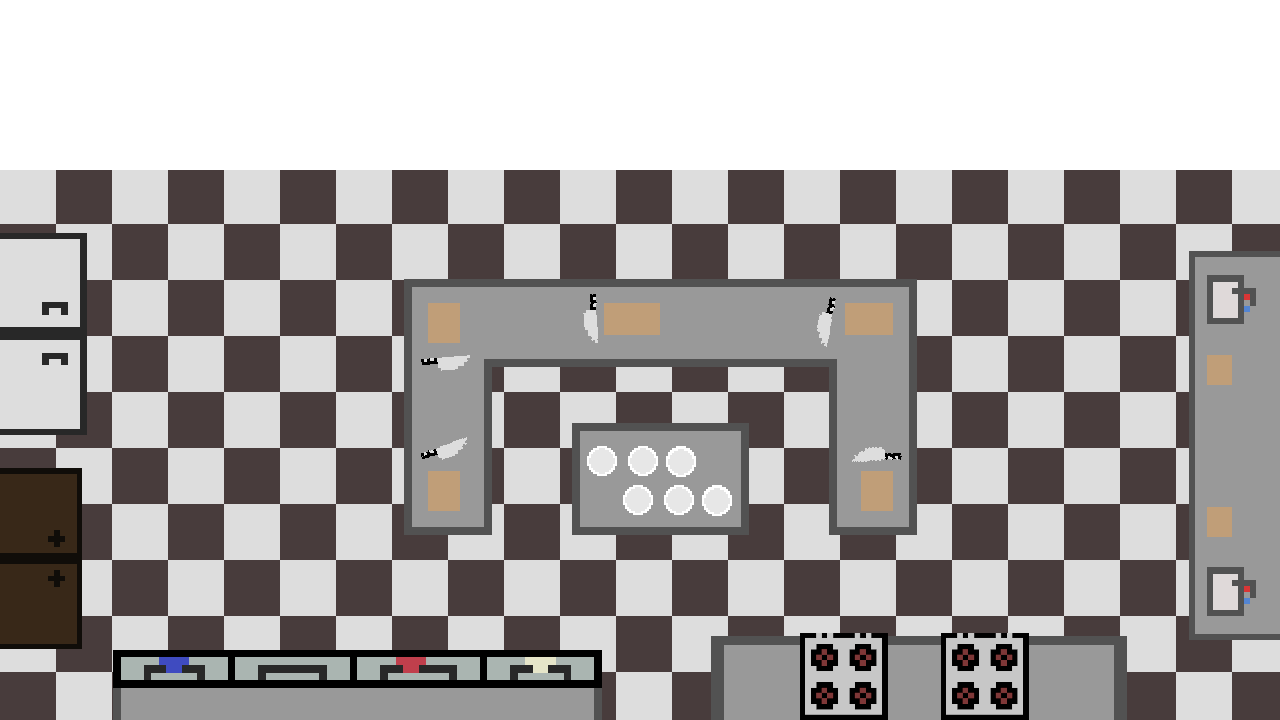
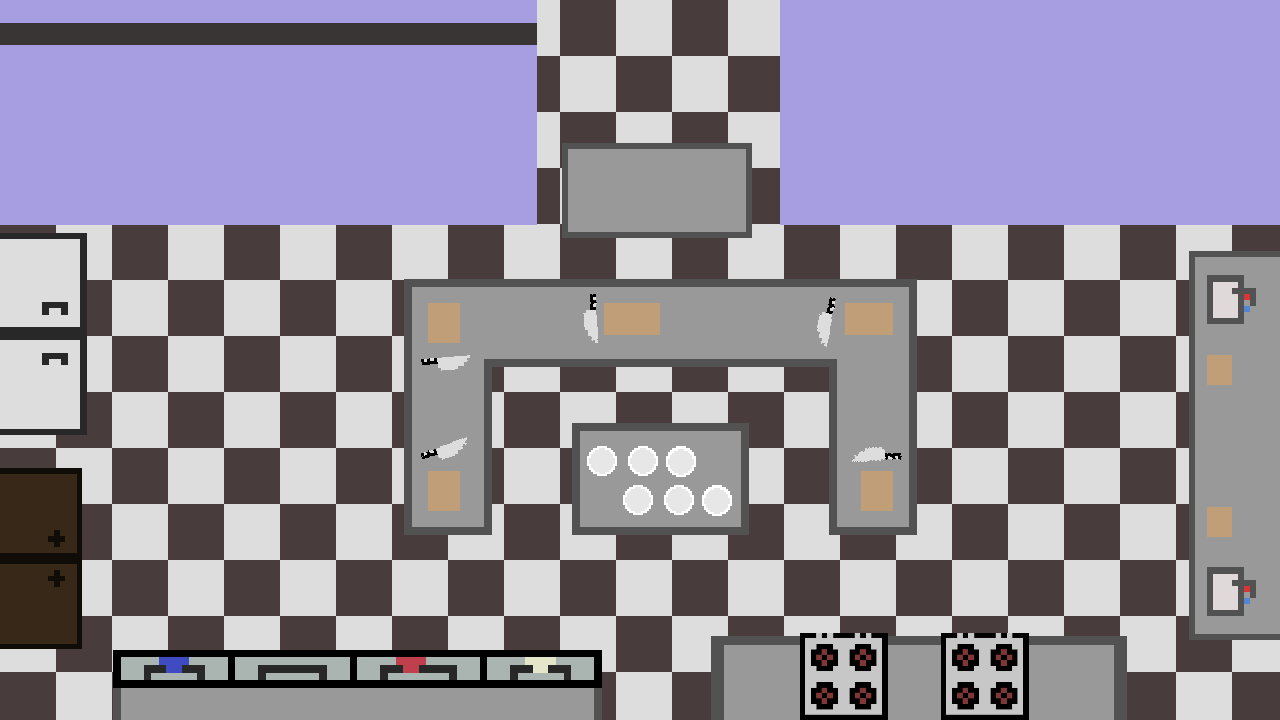
Before/after of a 1280 × 720 layered artwork. What changed in the layer stack:
added layer "Service" above "HUD" over 562, 143, 752, 238
painted on "HUD" over 0, 0, 1280, 225
